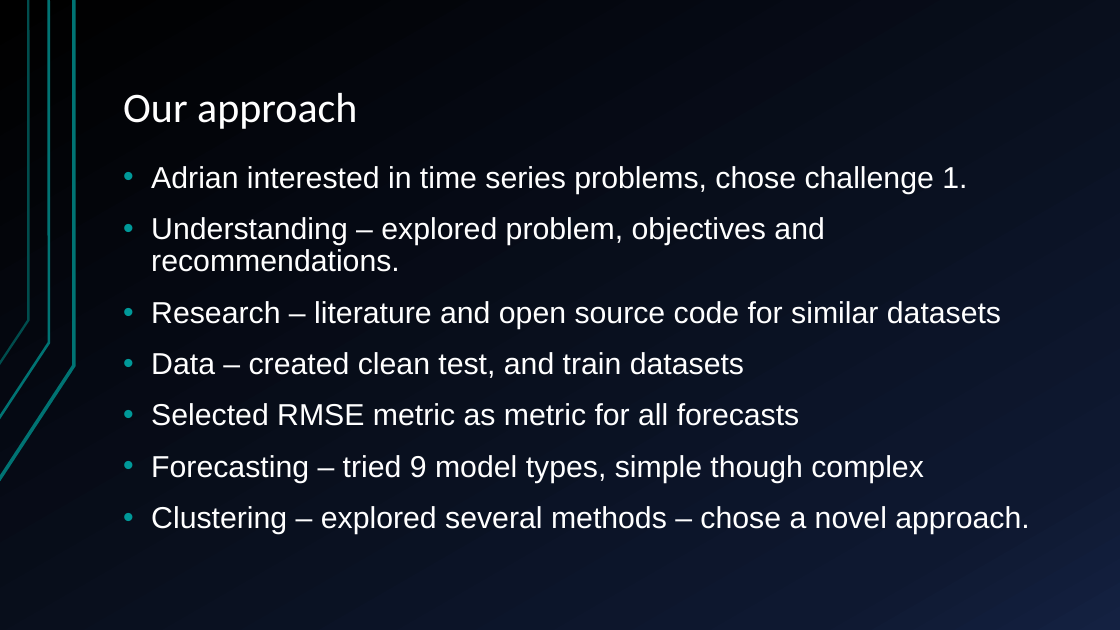
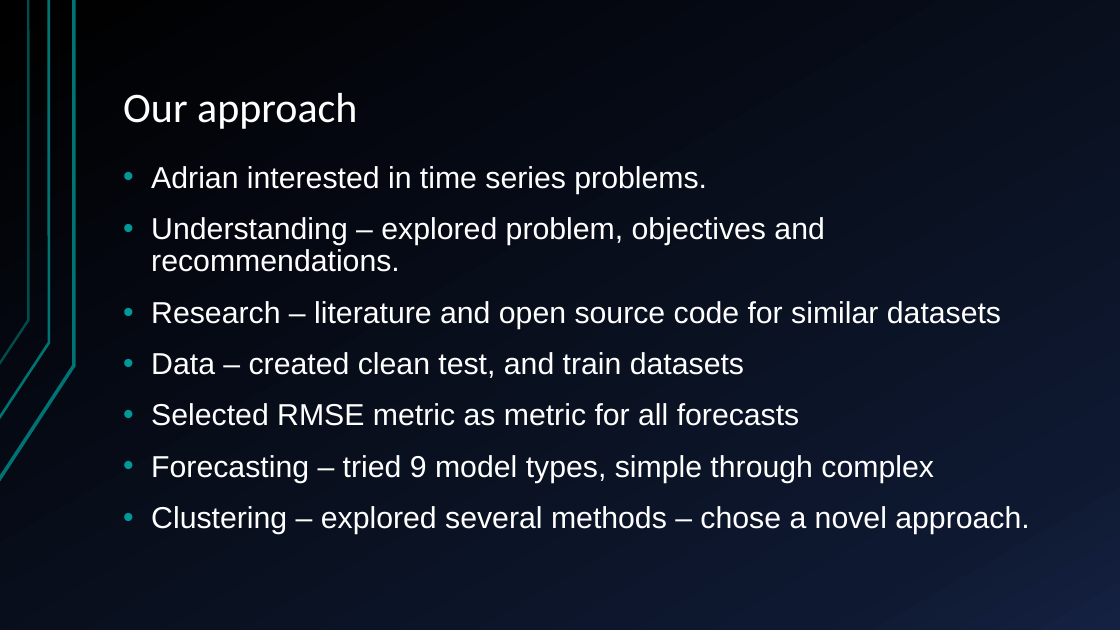
Before and after one commit to sofiary/teamunicornn, a slide deck: slide 7 of Western Power Hack-a-Gig Presentation.pptx (slide 6 before the commit). Drawn at 1120x630 pixels with LibreOffice and Linux fonts; fonts in the diff are those of the drawing. Boxes give left, top, right and bottom in pixels: in the first picture for what was removed or moved away, otherwise in the second. Text is boxed around its words. In the diff, an @@ line names an element or a change of style, - is before the commit and + after.

```diff
--- a/Western Power Hack-a-Gig Presentation.pptx
+++ b/Western Power Hack-a-Gig Presentation.pptx
@@ text at bbox=[151, 166, 707, 194]: text changed @@
-• Adrian interested in time series problems, chose challenge 1.
+• Adrian interested in time series problems.
@@ text at bbox=[151, 455, 934, 483]: text changed @@
-• Forecasting – tried 9 model types, simple though complex
+• Forecasting – tried 9 model types, simple through complex
```
Also in this commit, not shown: 9 other slides changed, 2 slides added, 1 other file.
